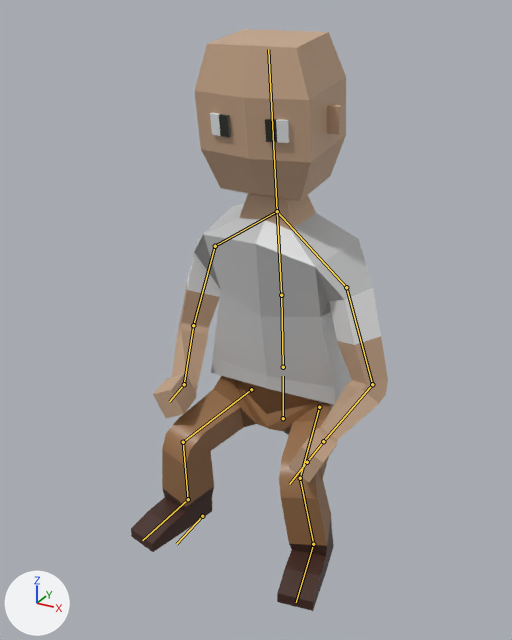
The FBX model 3D Stuffs/Animations/Sitting Idle.fbx, before and after one commit.
Both versions are drawn from a 50 mm lens placed at (0.641, -1.369, 1.097), pointed at (0.001, -0.205, 0.515). Every picture has the same lights, and +X, +Y and +Z are marked at lower left. The first picture is the older version. Both versions are drawn at frame 90 of the action 'mixamo.com'; the numbers are the values there. The bones that change, and the others that lie on the model, are drawn over the model as lines.
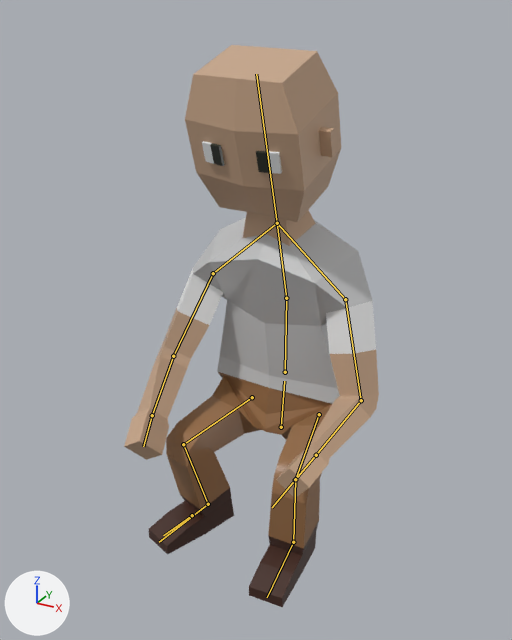
The change in detail:
Object 'Armature' (bone_rig_object) moves from (0.01, -0.076, -0.21) to (0.018, -0.17, -0.217).
Object 'Armature' (bone_rig_object) turns from (0, -1, 0) to (-11, -2, -1) degrees about its own x, y and z.
Bone 'Spine 1' (bone_spine_1) turns from (3, 0, -1) to (10, 0, -1) degrees about its own x, y and z.
Bone 'Spine 2' (bone_spine_2) turns from (7, 1, -1) to (19, 0, -3) degrees about its own x, y and z.
Bone 'Head' (bone_head) turns from (-1, -1, 0) to (1, 0, 0) degrees about its own x, y and z.
Bone 'Shoulder.L' (bone_shoulder_l) turns from (12, 9, -7) to (11, 10, -9) degrees about its own x, y and z.
Bone 'UpperArm.L' (bone_upperarm_l) turns from (10, 22, -54) to (25, 2, -49) degrees about its own x, y and z.
Bone 'LowerArm.L' (bone_lowerarm_l) turns from (57, 0, 0) to (54, 0, 0) degrees about its own x, y and z.
Bone 'Hand.L' (bone_hand_l) turns from (21, 23, 47) to (11, 23, 16) degrees about its own x, y and z.
Bone 'Shoulder.R' (bone_shoulder_r) turns from (-5, 0, 9) to (14, -12, 13) degrees about its own x, y and z.
Bone 'UpperArm.R' (bone_upperarm_r) turns from (24, -32, 56) to (39, -5, 42) degrees about its own x, y and z.
Bone 'LowerArm.R' (bone_lowerarm_r) turns from (50, 0, 0) to (36, 0, 0) degrees about its own x, y and z.
Bone 'Hand.R' (bone_hand_r) turns from (35, -29, -44) to (9, -24, 0) degrees about its own x, y and z.
Bone 'UpperLeg.L' (bone_upperleg_l) turns from (75, -13, 8) to (70, -13, 4) degrees about its own x, y and z.
Bone 'LowerLeg.L' (bone_lowerleg_l) turns from (-84, -1, 4) to (-89, -4, -9) degrees about its own x, y and z.
Bone 'Foot.L' (bone_foot_l) turns from (8, -6, -9) to (8, 4, 1) degrees about its own x, y and z.
Bone 'UpperLeg.R' (bone_upperleg_r) turns from (76, 9, -9) to (71, 9, -2) degrees about its own x, y and z.
Bone 'LowerLeg.R' (bone_lowerleg_r) turns from (-85, -1, -4) to (-96, 1, -9) degrees about its own x, y and z.
Bone 'Foot.R' (bone_foot_r) turns from (7, 9, 2) to (14, -1, -2) degrees about its own x, y and z.

Changed parts and their boxes [x1, y1, x2, y2] in the pictures (512 x 640 px):
'Cube', posed
    before: [131, 29, 388, 611]
    after: [124, 45, 379, 607]
bone 'Spine 1', root to tip
    before: (283, 367) to (281, 295)
    after: (285, 372) to (286, 298)
bone 'Spine 2', root to tip
    before: (281, 295) to (277, 211)
    after: (286, 298) to (277, 223)
bone 'Head', root to tip
    before: (277, 211) to (268, 49)
    after: (277, 223) to (256, 74)
bone 'Shoulder.L', root to tip
    before: (277, 211) to (346, 287)
    after: (277, 223) to (345, 299)
bone 'UpperArm.L', root to tip
    before: (346, 287) to (372, 384)
    after: (345, 299) to (361, 400)
bone 'LowerArm.L', root to tip
    before: (372, 384) to (323, 441)
    after: (361, 400) to (316, 455)
bone 'Hand.L', root to tip
    before: (323, 441) to (307, 462)
    after: (316, 455) to (295, 480)
bone 'Shoulder.R', root to tip
    before: (277, 211) to (215, 246)
    after: (277, 223) to (213, 273)
bone 'UpperArm.R', root to tip
    before: (215, 246) to (193, 325)
    after: (213, 273) to (173, 356)
bone 'LowerArm.R', root to tip
    before: (193, 325) to (184, 384)
    after: (173, 356) to (152, 415)
bone 'Hand.R', root to tip
    before: (184, 384) to (169, 401)
    after: (152, 415) to (143, 446)
bone 'UpperLeg.L', root to tip
    before: (319, 407) to (300, 478)
    after: (319, 414) to (295, 479)
bone 'LowerLeg.L', root to tip
    before: (300, 478) to (313, 544)
    after: (295, 479) to (293, 542)
bone 'Foot.L', root to tip
    before: (313, 544) to (296, 602)
    after: (293, 542) to (267, 597)
bone 'UpperLeg.R', root to tip
    before: (251, 389) to (183, 442)
    after: (252, 397) to (183, 444)
bone 'LowerLeg.R', root to tip
    before: (183, 442) to (188, 499)
    after: (183, 444) to (208, 504)
bone 'Foot.R', root to tip
    before: (188, 499) to (142, 540)
    after: (208, 504) to (159, 542)
